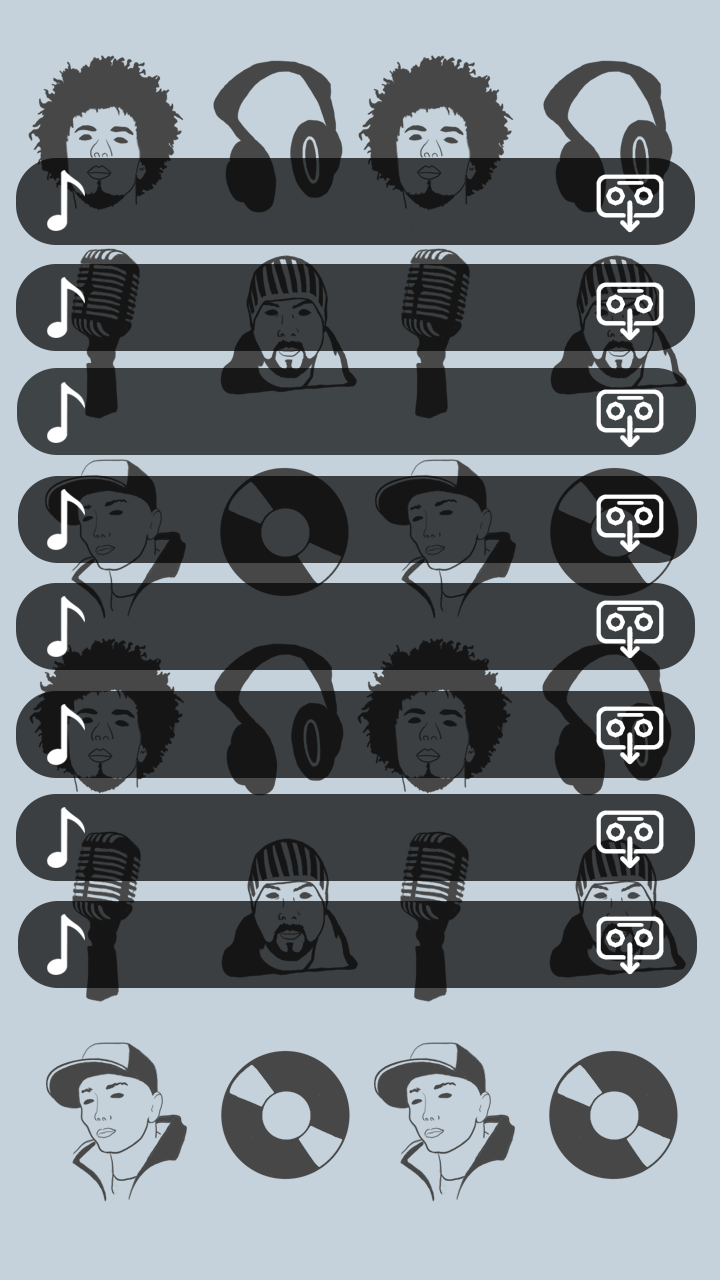
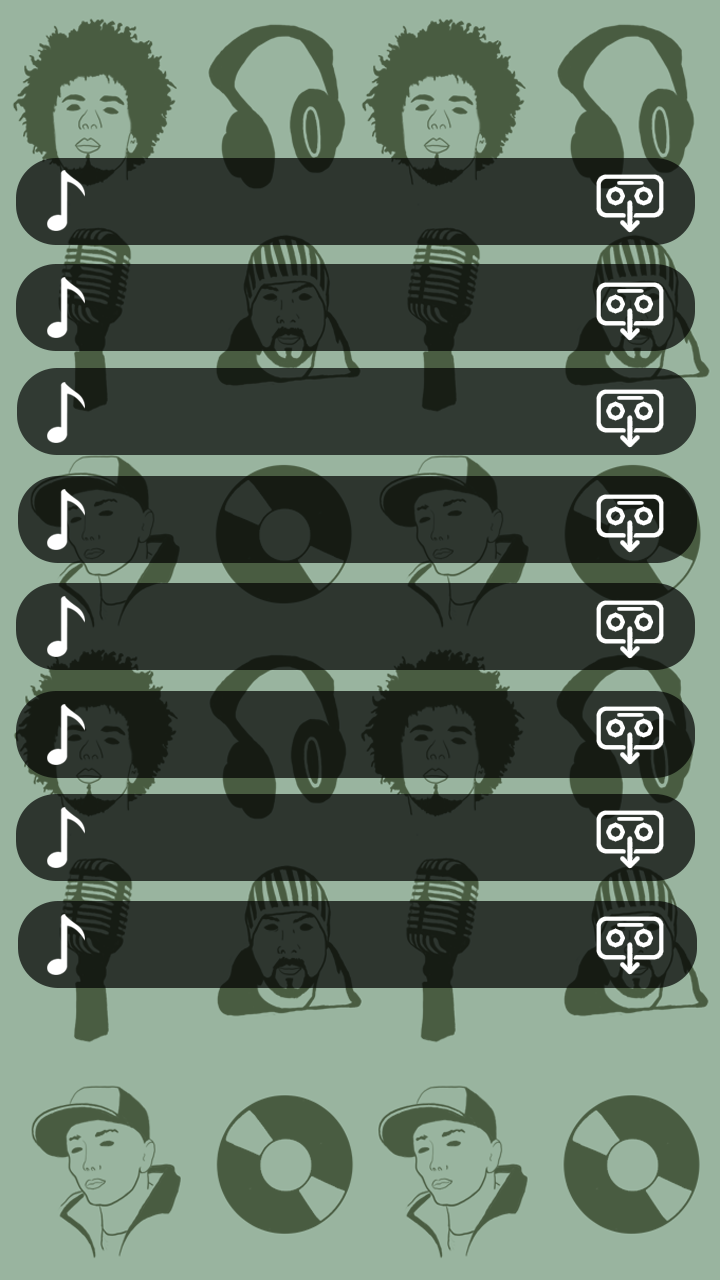
The second w=720, h=1280 image is a revision of the first. Changes to its layers:
added layer "Capa 8 copia" (20%) above "Capa 8" over [0, 0, 720, 1280]
"Capa 8": opacity 28% → 43%, painted on it over [0, 0, 720, 1280]
painted on "Elipse 1 copia 3" over [11, 17, 711, 1260]
